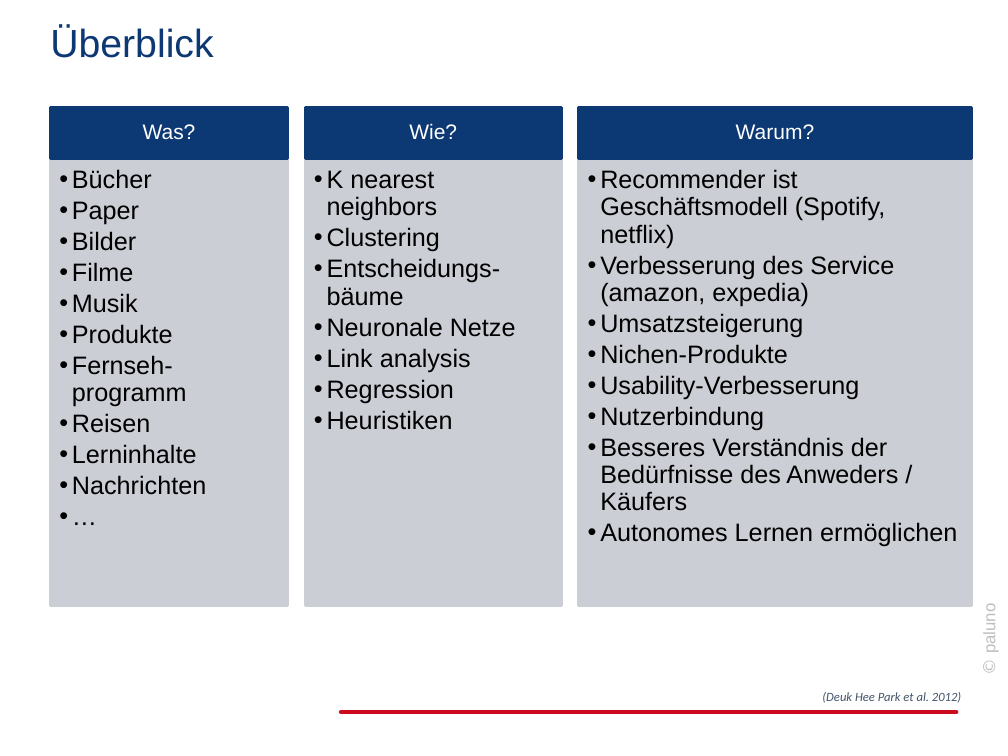
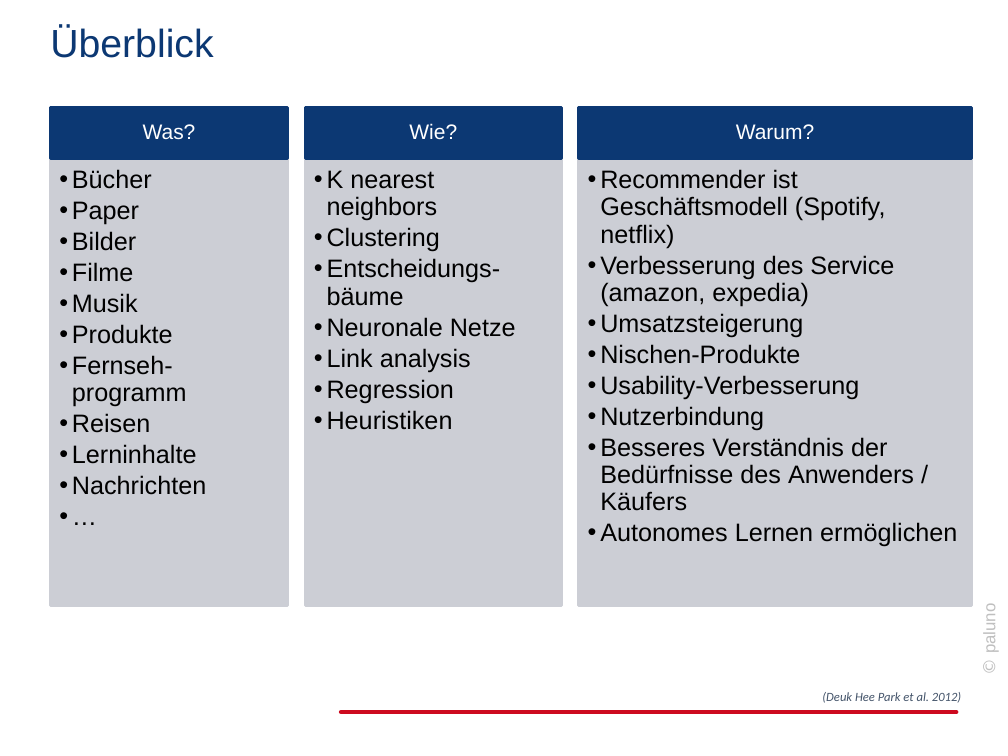
Before and after one commit to jabuettner/citavi, a slide deck: slide 3 of Diss (repo)/Recommender.pptx. Drawn at 1008x756 pixels with LibreOffice and Linux fonts; fonts in the diff are those of the drawing; background and template pictures are left out. Boxes give left, top, right and bottom in pixels: in the first picture for what was removed or moved away, otherwise in the second. Text is boxed around its words. In the diff, an @@ line names an element or a change of style, - is before the commit and + after.

```diff
--- a/Diss (repo)/Recommender.pptx
+++ b/Diss (repo)/Recommender.pptx
@@ text in freeform shape at (x1=600, y1=344, x2=800, y2=364): text changed @@
-  •• Nichen-Produkte
+  •• Nischen-Produkte
@@ text in freeform shape at (x1=600, y1=437, x2=914, y2=511): text changed @@
-  •• Besseres Verständnis der Bedürfnisse des Anweders / Käufers
+  •• Besseres Verständnis der Bedürfnisse des Anwenders / Käufers
```
Also in this commit, not shown: 15 other slides changed, 2 slides added, 19 other files.
